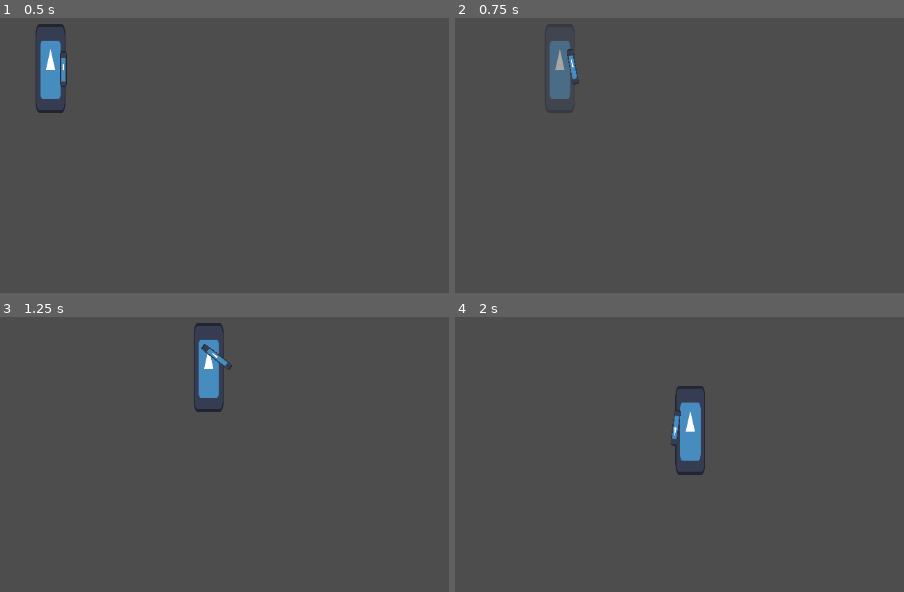
Above: before the commit, frames 1-4 (two rows, left to right).
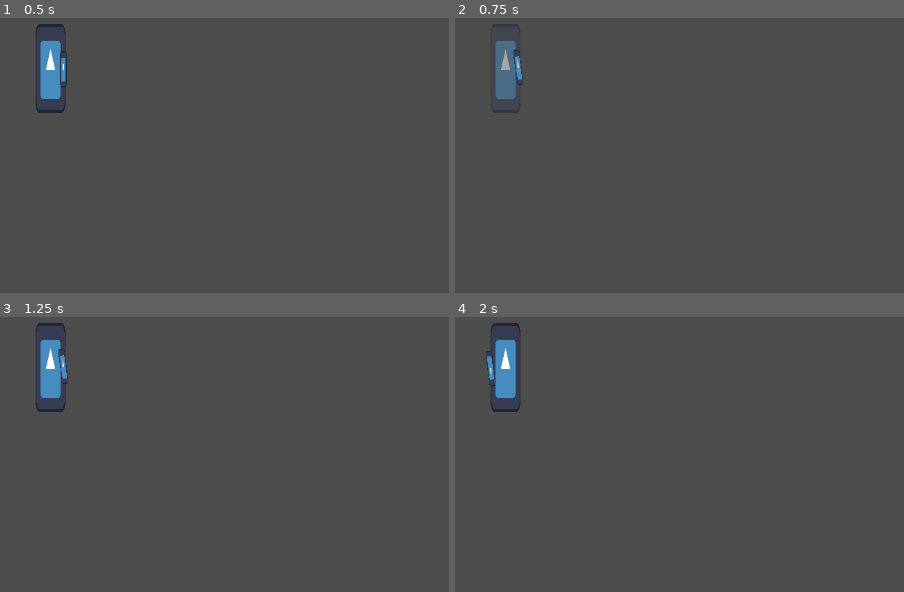
Above: after the commit, the same moments.

Repository: arrowira/miniJam200
Game: Godot game, scene res://Scenes/main.tscn
Two runs of this game, one before a commit and one after it. Both use one fixed random seed, a clock stepped at 60 frames per second and the inputs below. The engine's default icon, where the game draws it, is replaced by a stand-in: a white triangle on a blue panel in a dark square.
Inputs (mouse positions are in pixels of both pictures, inside the frame that each line leads up to):
- Up to frame 1 (0.5 s): no input
- Up to frame 2 (0.75 s): tap Enter at 0.5 s; move the mouse to (679, 45) at 0.52 s; hold D (Right) from 0.53 s (still down); tap Shift (Dash) at 0.6 s; click (679, 45) at 0.67 s
- Up to frame 3 (1.25 s): keep holding D (Right)
- Up to frame 4 (2 s): move the mouse to (outside the picture) at 1.27 s; release D (Right) at 1.28 s; hold S (Down) from 1.28 s (still down); tap Space (Space) at 1.35 s; click (outside the picture) at 1.42 s

Frame 1 is identical in both runs. In frame 2, 2.1% of the frame differs, in the area x 8-28%, y 8-30%; in frame 3, 2.6%; in frame 4, 2.8%, in the area x 6-56%, y 2-58%.

Commit message:
Arrow Fix

Diff:
--- a/minijam-200/Scenes/main.tscn
+++ b/minijam-200/Scenes/main.tscn
@@ -4,6 +4,6 @@
 
 [node name="main" type="Node2D"]
 
-[node name="Camera2D" type="Camera2D" parent="."]
+[node name="Player" parent="." instance=ExtResource("1_jjgbg")]
 
-[node name="Player" parent="." instance=ExtResource("1_jjgbg")]
+[node name="Camera2D" type="Camera2D" parent="Player"]
--- a/minijam-200/Scripts/PlayerMovement.gd
+++ b/minijam-200/Scripts/PlayerMovement.gd
@@ -14,7 +14,9 @@
 	if(BowCharge >= 25 && !Input.is_mouse_button_pressed(MouseButton.MOUSE_BUTTON_LEFT)):
 		BowCharge = 0
 		var Arrow = ArrowObj.instantiate()
-		Arrow.look_at(get_viewport().get_mouse_position())
+		var MousePos = get_global_mouse_position()
+		var Aim = (MousePos - global_position).angle()
+		Arrow.rotation = Aim
 		add_child(Arrow)
 
 	if(Input.is_mouse_button_pressed(MouseButton.MOUSE_BUTTON_LEFT)):
